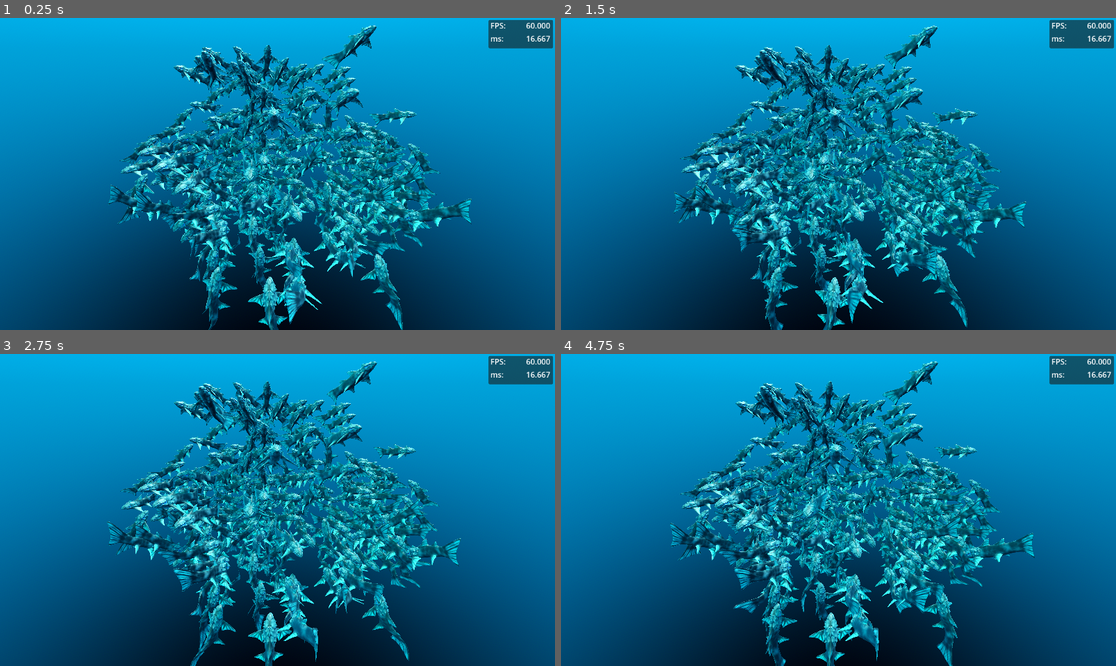
Above: before the commit, frames 1-4 (two rows, left to right).
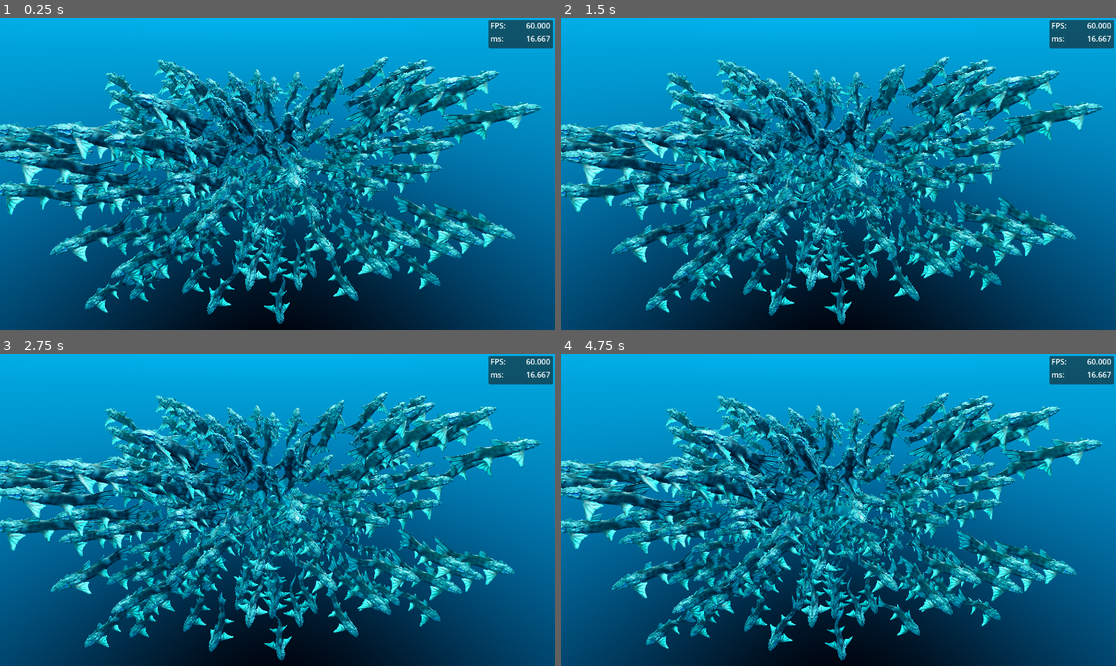
Above: after the commit, the same moments.

Repository: cjohns64/gpu-boids-godot
Game: Godot game, scene res://world.tscn
The game is run twice, just before and just after one commit, with the same random seed, the same clock (stepped at 60 frames per second) and the same inputs.
Inputs:
- Up to frame 1 (0.25 s): no input
- Up to frame 2 (1.5 s): hold Up (Swim Faster) 0.53-1.28 s; tap Down (Swim Slower) at 1.35 s
- Up to frame 3 (2.75 s): hold Up (Swim Faster) from 2.03 s (still down)
- Up to frame 4 (4.75 s): release Up (Swim Faster) at 2.78 s; tap Down (Swim Slower) at 2.85, 4.35 s; hold Up (Swim Faster) 3.53-4.28 s

The runs differ from the first frame. In frame 1, 40% of the frame differs, in the area x 0-98%, y 2-100%; in frame 2, 40%; in frame 3, 40%; in frame 4, 40%.
Error in both runs: Cannot call method 'shader_create_from_spirv' on a null value. (res://fish_school.gd:42)

Commit message:
Alignment, cohesion, and separation working

Diff:
--- a/fish_school.gd
+++ b/fish_school.gd
@@ -13,12 +13,12 @@
 var pipeline:RID
 # References to storage buffers
 var buffers:Array[RID] = []
-const NUM_UNIF:int = 7
+const NUM_UNIF:int = 6
 
 class FishData:
 	var priorites:Array[float]
 	var mask:Array[bool]
-	var targets:Array[Vector3]
+	#var targets:Array[Vector3]
 	var positions:Array[Vector3]
 	var directions:Array[Vector3]
 	var boids:Array[Vector3]
@@ -27,7 +27,7 @@
 	func _init(size:int) -> void:
 		priorites.resize(size)
 		mask.resize(size)
-		targets.resize(size)
+		#targets.resize(size)
 		positions.resize(size)
 		directions.resize(size)
 		boids.resize(size)
@@ -55,23 +55,22 @@
 
 	var priorities_bytes: PackedByteArray = PackedFloat32Array(data.priorites).to_byte_array()
 	var compute_bytes: PackedByteArray = PackedByteArray(data.mask)
-	var targets_bytes: PackedByteArray = PackedVector3Array(data.targets).to_byte_array()
+	#var targets_bytes: PackedByteArray = PackedVector3Array(data.targets).to_byte_array()
 	var boids_bytes: PackedByteArray = PackedVector3Array(data.boids).to_byte_array()
 	var position_bytes: PackedByteArray = PackedVector3Array(data.positions).to_byte_array()
-	var rate_bytes: PackedByteArray = PackedVector3Array(data.rates).to_byte_array()
+	var rate_bytes: PackedByteArray = PackedFloat32Array(data.rates).to_byte_array()
 	var direction_bytes: PackedByteArray = PackedVector3Array(data.directions).to_byte_array()
 
 	# Create the storage buffers
 	buffers[0] = rd.storage_buffer_create(priorities_bytes.size(), priorities_bytes)
 	buffers[1] = rd.storage_buffer_create(compute_bytes.size(), compute_bytes)
-	buffers[2] = rd.storage_buffer_create(targets_bytes.size(), targets_bytes)
-	buffers[3] = rd.storage_buffer_create(boids_bytes.size(), boids_bytes)
-	buffers[4] = rd.storage_buffer_create(position_bytes.size(), position_bytes)
-	buffers[5] = rd.storage_buffer_create(rate_bytes.size(), rate_bytes)
-	buffers[6] = rd.storage_buffer_create(direction_bytes.size(), direction_bytes)
+	#buffers[2] = rd.storage_buffer_create(targets_bytes.size(), targets_bytes)
+	buffers[2] = rd.storage_buffer_create(boids_bytes.size(), boids_bytes)
+	buffers[3] = rd.storage_buffer_create(position_bytes.size(), position_bytes)
+	buffers[4] = rd.storage_buffer_create(rate_bytes.size(), rate_bytes)
+	buffers[5] = rd.storage_buffer_create(direction_bytes.size(), direction_bytes)
 
 func __compute_school() -> void:
-	# TODO minimize data transfer
 	# Create a uniform for each buffer
 	var uniforms:Array[RDUniform] = [];
 	uniforms.resize(NUM_UNIF)
@@ -82,8 +81,8 @@
 		uniforms[i].add_id(buffers[i])
 
 	# the last parameter needs to match the "set" in the shader file
-	var set_id_0:RID = rd.uniform_set_create([uniforms[0], uniforms[1], uniforms[2], uniforms[3]], shader, 0)
-	var set_id_1:RID = rd.uniform_set_create([uniforms[4], uniforms[5], uniforms[6]], shader, 1)
+	var set_id_0:RID = rd.uniform_set_create([uniforms[0], uniforms[1], uniforms[2]], shader, 0)
+	var set_id_1:RID = rd.uniform_set_create([uniforms[3], uniforms[4], uniforms[5]], shader, 1)
 
 	var compute_list := rd.compute_list_begin()
 	rd.compute_list_bind_compute_pipeline(compute_list, pipeline)
@@ -97,20 +96,26 @@
 	rd.sync()
 
 	# Read back the data from the buffer
-	var new_pos_bytes:PackedVector3Array = rd.buffer_get_data(buffers[4]).to_vector3_array()
-	var new_rate_bytes:PackedFloat32Array = rd.buffer_get_data(buffers[5]).to_float32_array()
-	var new_dir_bytes:PackedVector3Array = rd.buffer_get_data(buffers[6]).to_vector3_array()
-	for i in range(new_pos_bytes.size()):
+	var new_pos_bytes:PackedByteArray = rd.buffer_get_data(buffers[3])
+	var new_pos:PackedVector3Array = new_pos_bytes.to_vector3_array()
+	var new_rate_bytes:PackedByteArray = rd.buffer_get_data(buffers[4])
+	var new_rate:PackedFloat32Array = new_rate_bytes.to_float32_array()
+	var new_dir_bytes:PackedByteArray = rd.buffer_get_data(buffers[5])
+	#print(new_dir_bytes.size())
+	var new_dir:PackedVector3Array = new_dir_bytes.to_vector3_array()
+	#print(new_dir.size())
+	for i in range(self.multimesh.instance_count):
 		var transform_matrix:Transform3D = self.multimesh.get_instance_transform(i)
+		# move to new position
+		transform_matrix = transform_matrix.translated(new_pos[i] - data.positions[i])
 		# look at new pointing direction
-		transform_matrix = transform_matrix.looking_at(new_pos_bytes[i] + new_dir_bytes[i], Vector3.UP, true)
-		# move to new position
-		transform_matrix = transform_matrix.translated(new_pos_bytes[i] - data.positions[i])
+		transform_matrix = transform_matrix.looking_at(new_dir[i] + data.positions[i], Vector3.UP, true)
 		self.multimesh.set_instance_transform(i, transform_matrix)
 		# update position, rate, and direction
-		data.positions[i] = new_pos_bytes[i]
-		data.rates[i] = new_rate_bytes[i]
-		data.directions[i] = new_dir_bytes[i]
+		data.positions[i] = new_pos[i]
+		data.rates[i] = new_rate[i]
+		data.directions[i] = new_dir[i]
+	pass
 
 	# free local RIDs
 	rd.free_rid(set_id_0)
@@ -124,18 +129,19 @@
 	for i in range(self.multimesh.instance_count):
 		var transform_matrix = Transform3D()
 		var location:Vector3 = Vector3(randf() * dist.x - half_dist.x, randf() * dist.y - half_dist.y, randf() * dist.z - half_dist.z)
-		var direction:Vector3 = Vector3(randf(), randf(), randf())
+		#var location := Vector3.UP
+		var direction:Vector3 = Vector3(randf() - 0.5, randf() - 0.5, randf() - 0.5)
 		transform_matrix = transform_matrix.looking_at(direction + location, Vector3.UP, true)
-		transform_matrix = transform_matrix.translated_local(location)
+		transform_matrix = transform_matrix.translated(location)
 		self.multimesh.set_instance_transform(i, transform_matrix)
-		var rate:float = randf()
+		var rate:float = 0.5
 		self.multimesh.set_instance_custom_data(i, Color(rate, randf(), randf(), randf()))
 		# add fish to data
 		data.positions[i] = location
 		data.mask[i] = true
 		data.boids[i] = Vector3(1.0, 1.0, 1.0)
 		data.priorites[i] = 1.0
-		data.targets[i] = Vector3.ZERO
+		#data.targets[i] = Vector3.ZERO
 		data.directions[i] = direction # forward direction
 		data.rates[i] = rate
 
Not shown, changed: compute-shaders/fish-schooling.glsl
